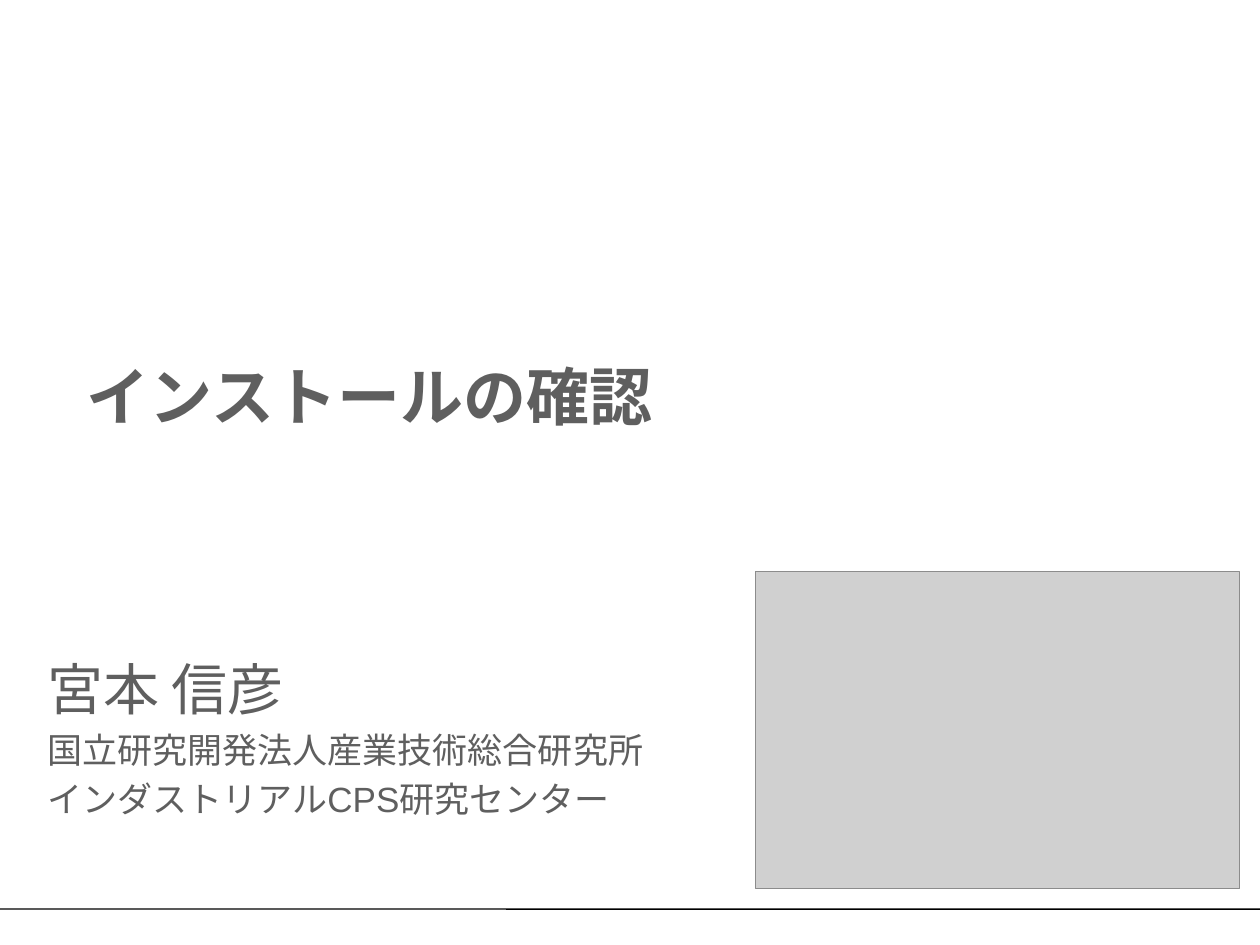
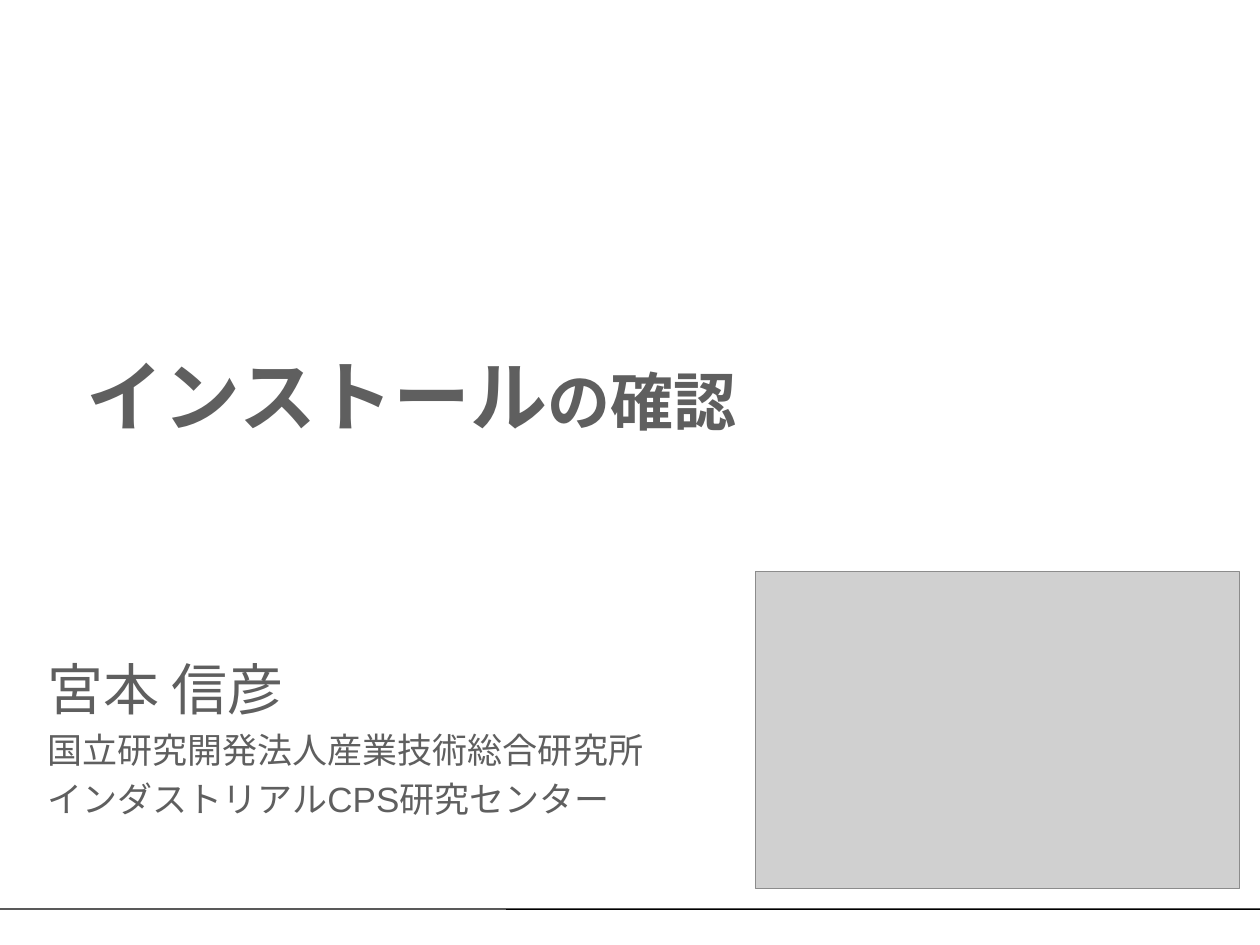
Before and after one commit to OpenRTM/RTM_Tutorial, a slide deck: slide 1 of ppt/インストールの確認.pptx. Drawn at 1260x945 pixels with LibreOffice and Linux fonts; fonts in the diff are those of the drawing; grey boxes stand for pictures; background and template pictures are left out. Boxes give left, top, right and bottom in pixels: in the first picture for what was removed or moved away, otherwise in the second. Text is boxed around its words. In the diff, an @@ line names an element or a change of style, - is before the commit and + after.

```diff
--- a/ppt/インストールの確認.pptx
+++ b/ppt/インストールの確認.pptx
@@ title "インストールの確認" at [87, 363, 737, 431]: size 36 to 44 pt in "インストールの確認" @@
```
Also in this commit, not shown: 1 other slide changed, 9 other files.
